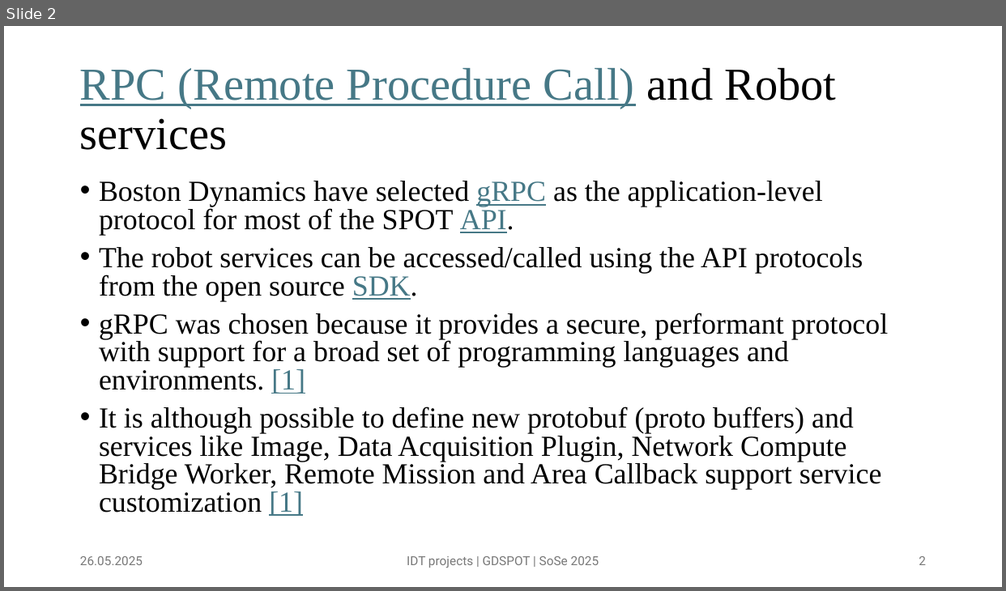
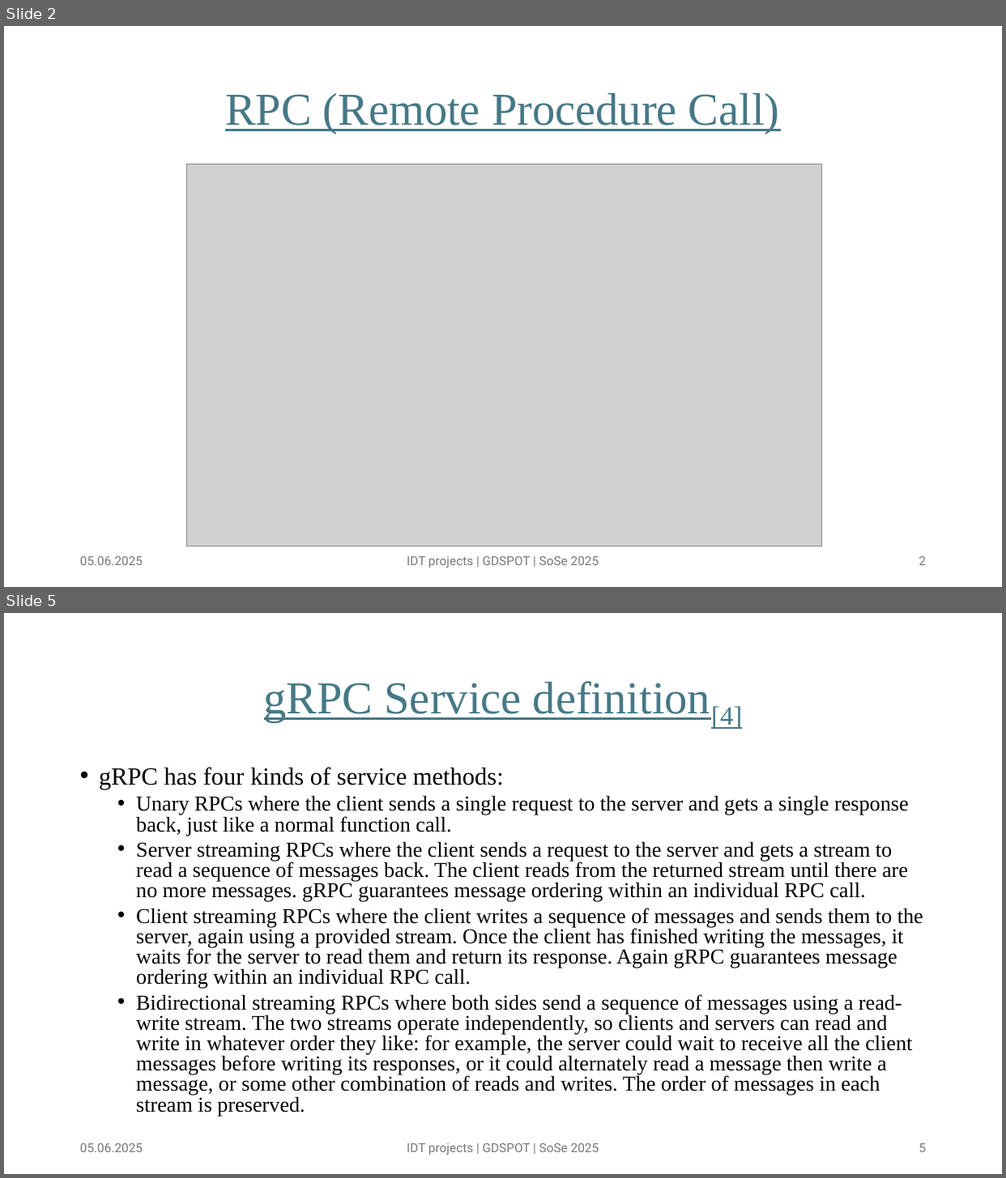
Before and after one commit to abhishekdilippatil/spot-sdk, a slide deck: presentations/SPOT presentation 02.pptx. Shown one above the other, each under a label of ours: slide 2 before the commit, slides 2 and 5 after it; the slides between them are not shown. The pictures are 1006x591 and 1006x1178 pixels, drawn with LibreOffice and Linux fonts; fonts in the diff are those of the drawing; grey boxes stand for pictures. Boxes give left, top, right and bottom in pixels: in the first picture for what was removed or moved away, otherwise in the second. Text is boxed around its words. In the diff, an @@ line names an element or a change of style, - is before the commit and + after.

```diff
--- a/presentations/SPOT presentation 02.pptx
+++ b/presentations/SPOT presentation 02.pptx
@@ slide 5 added at (4,613,1002,1174), background #FFFFFF @@
@@ title added at (264,681,742,729), 44 pt, text #467886, underline @@
+gRPC Service definition[4]
@@ text added at (99,767,923,1117), 20.4 pt, text #000000 @@
+• gRPC has four kinds of service methods:
+  • Unary RPCs where the client sends a single request to the server and gets a single response back, just like a normal function call.
+  • Server streaming RPCs where the client sends a request to the server and gets a stream to read a sequence of messages back. The client reads from the returned stream until there are no more messages. gRPC guarantees message ordering within an individual RPC call.
+  • Client streaming RPCs where the client writes a sequence of messages and sends them to the server, again using a provided stream. Once the client has finished writing the messages, it waits for the server to read them and return its response. Again gRPC guarantees message ordering within an individual RPC call.
+  • Bidirectional streaming RPCs where both sides send a sequence of messages using a read-write stream. The two streams operate independently, so clients and servers can read and write in whatever order they like: for example, the server could wait to receive all the client messages before writing its responses, or it could alternately read a message then write a message, or some other combination of reads and writes. The order of messages in each stream is preserved.
@@ text added at (80,1144,143,1152), 12 pt, text #797979 @@
+05.06.2025
@@ text added at (407,1144,599,1155), 12 pt, text #797979 @@
+IDT projects | GDSPOT | SoSe 2025
@@ page number added at (918,1144,926,1152), 12 pt, text #797979 @@
+5
@@ slide 2 changed as well @@
@@ title at (225,93,780,134): text changed @@
-RPC (Remote Procedure Call) and Robot services
+RPC (Remote Procedure Call)
@@ picture added at (187,165,821,546) @@
@@ text removed at (99,181,889,516) @@
-• Boston Dynamics have selected gRPC as the application-level protocol for most of the SPOT API.
-• The robot services can be accessed/called using the API protocols from the open source SDK.
-• gRPC was chosen because it provides a secure, performant protocol with support for a broad set of programming languages and environments. [1]
-• It is although possible to define new protobuf (proto buffers) and services like Image, Data Acquisition Plugin, Network Compute Bridge Worker, Remote Mission and Area Callback support service customization [1]
@@ text at (80,557,143,565): text changed @@
-26.05.2025
+05.06.2025
```
Also in this commit, not shown: 3 other slides changed, 5 other slides added, 3 other files.
